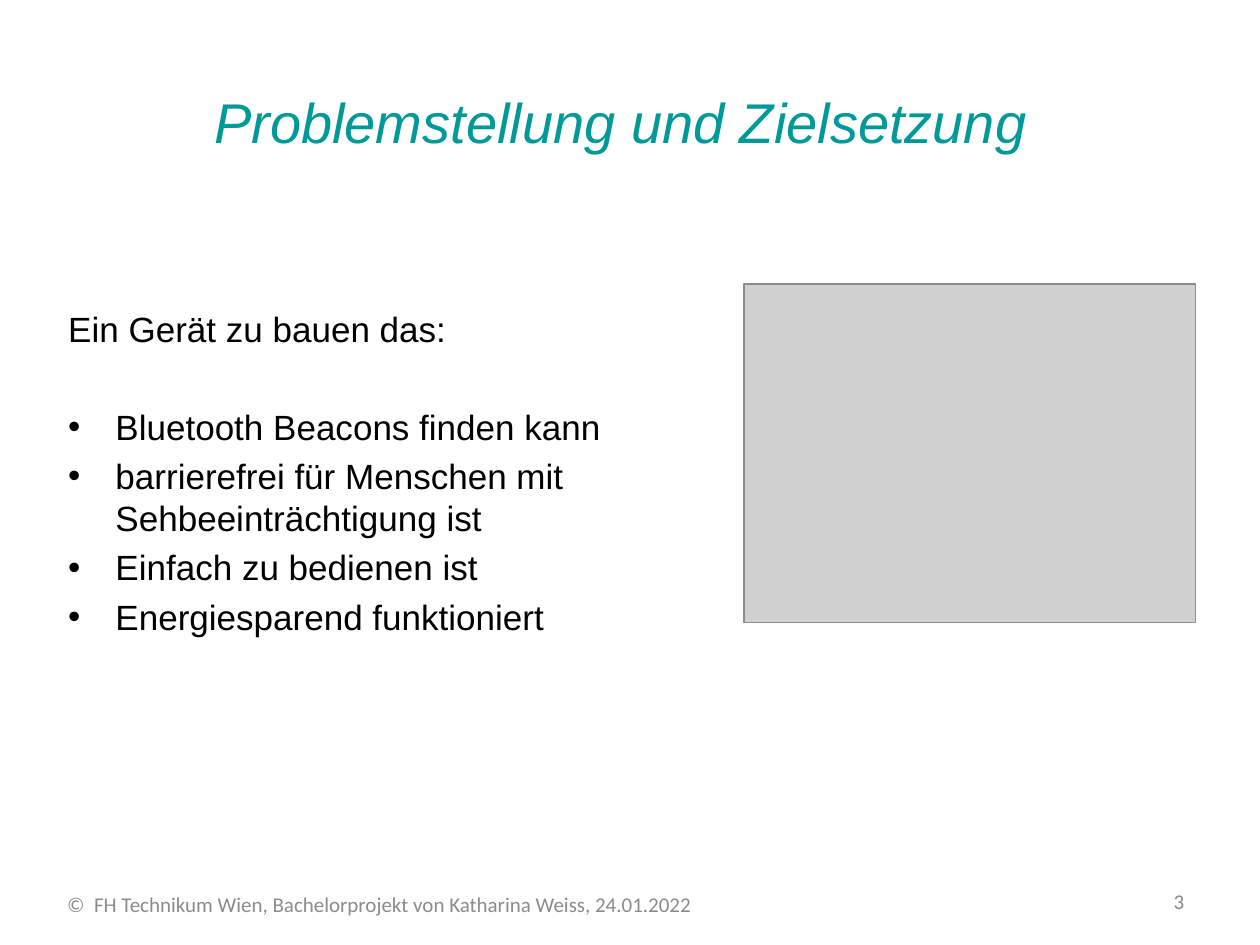
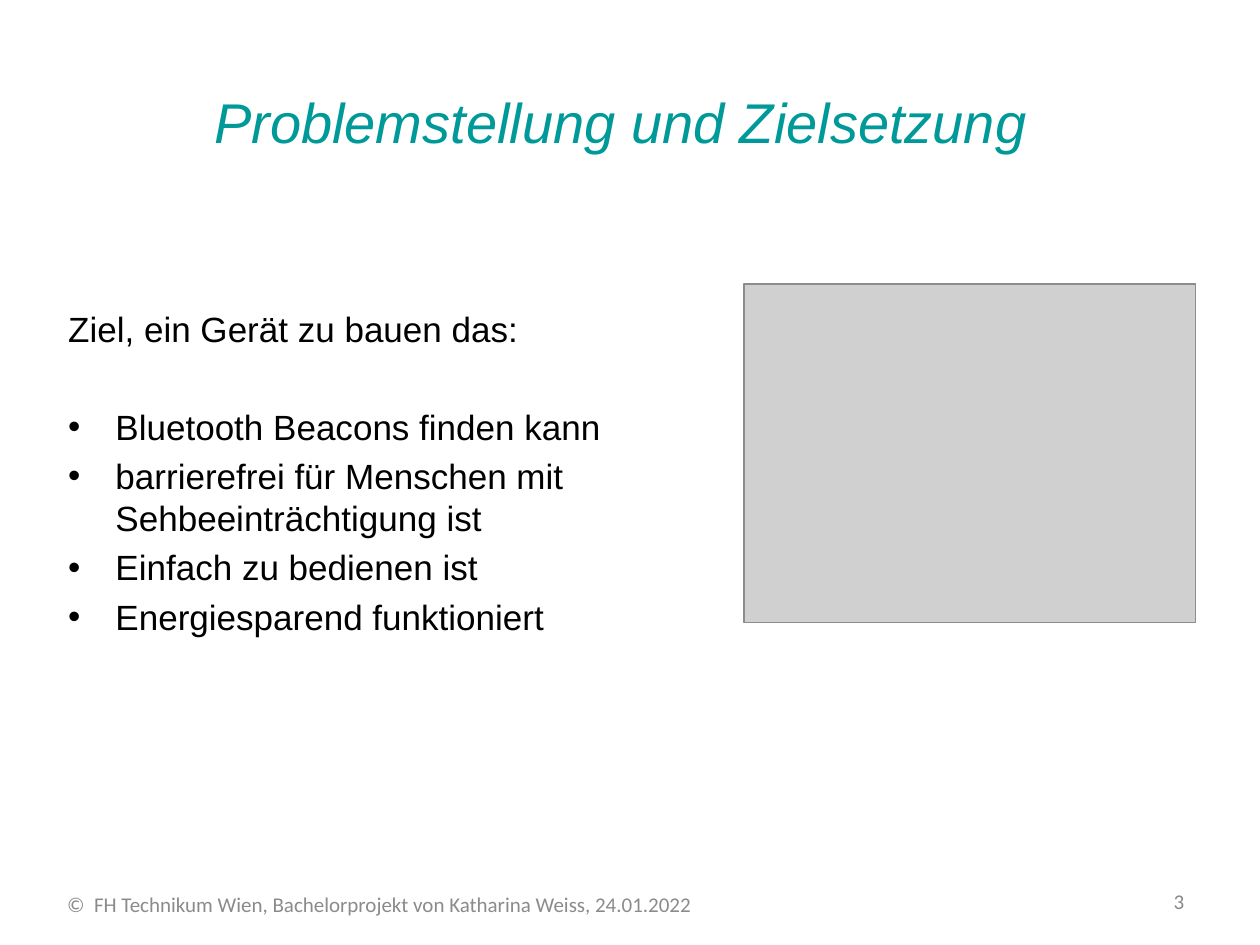
Before and after one commit to Moonnigt7/Bachelorprojekt, a slide deck: slide 3 of Dokumente/Präsentationen/Abschlusspräsentation__24_01_2022.pptx. Drawn at 1260x945 pixels with LibreOffice and Linux fonts; fonts in the diff are those of the drawing; grey boxes stand for pictures; background and template pictures are left out. Boxes give left, top, right and bottom in pixels: in the first picture for what was removed or moved away, otherwise in the second. Text is boxed around its words. In the diff, an @@ line names an element or a change of style, - is before the commit and + after.

```diff
--- a/Dokumente/Präsentationen/Abschlusspräsentation__24_01_2022.pptx
+++ b/Dokumente/Präsentationen/Abschlusspräsentation__24_01_2022.pptx
@@ text at box(68, 316, 518, 347): text changed @@
-Ein Gerät zu bauen das:
+Ziel, ein Gerät zu bauen das:
```
Also in this commit, not shown: 3 other slides changed, 1 slide removed, 3 other files.
